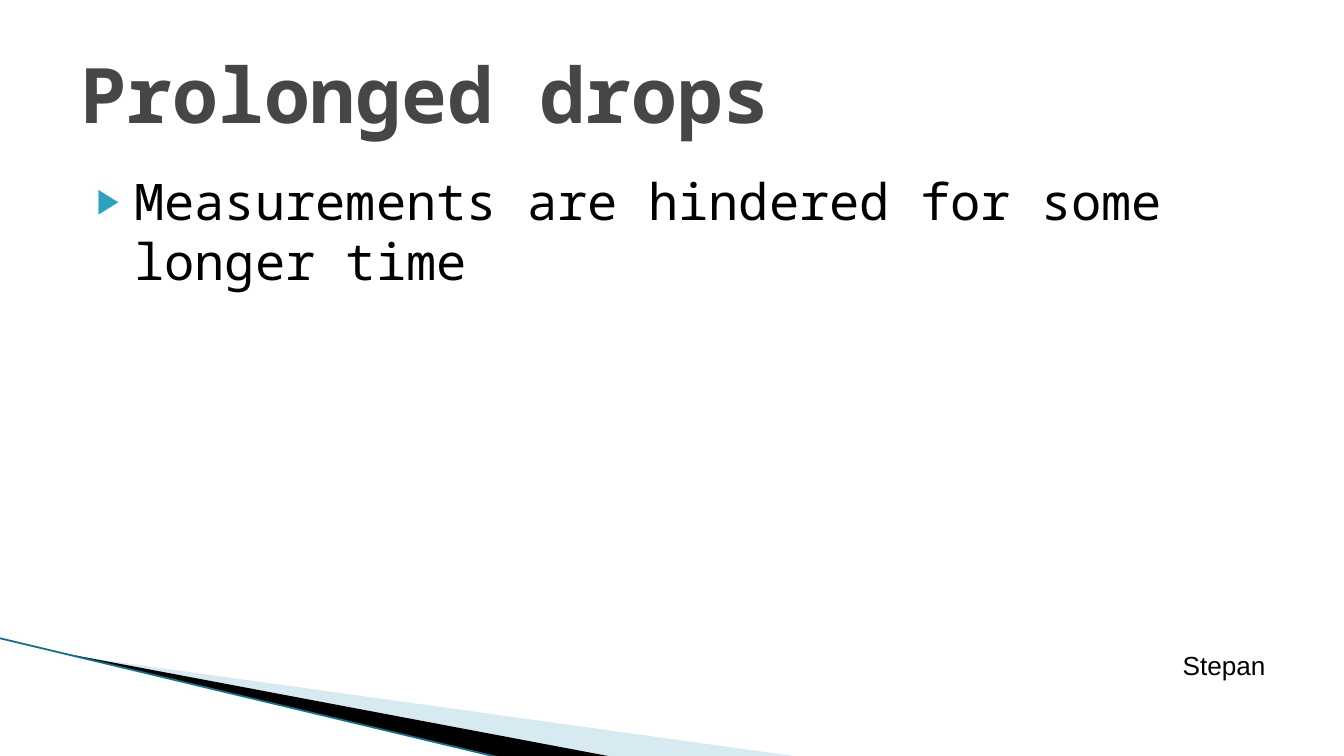
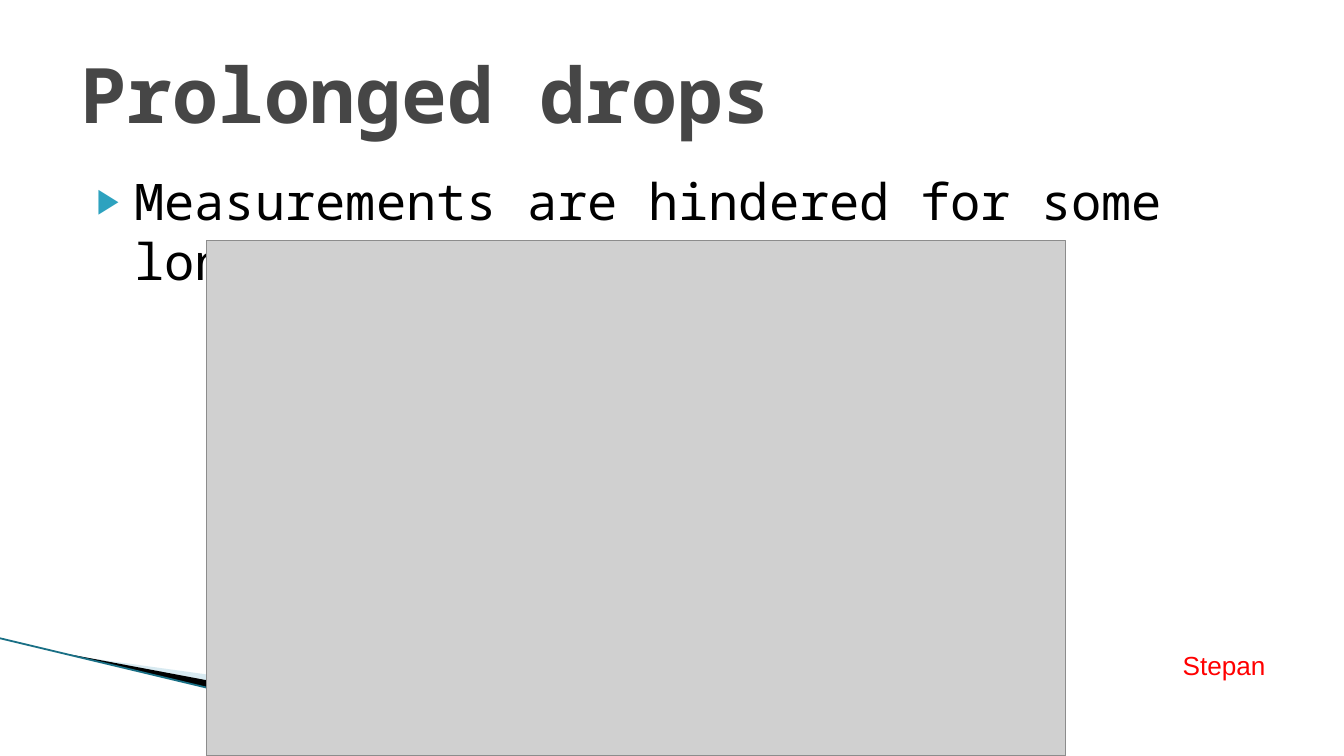
Before and after one commit to macejova/Ecox-seminar-project, a slide deck: slide 8 of prez/Macejovsky_Pardubicky_prez.pptx. Drawn at 1344x756 pixels with LibreOffice and Linux fonts; fonts in the diff are those of the drawing; grey boxes stand for pictures; background and template pictures are left out. Boxes give left, top, right and bottom in pixels: in the first picture for what was removed or moved away, otherwise in the second. Text is boxed around its words. In the diff, an @@ line names an element or a change of style, - is before the commit and + after.

```diff
--- a/prez/Macejovsky_Pardubicky_prez.pptx
+++ b/prez/Macejovsky_Pardubicky_prez.pptx
@@ picture added at [207, 241, 1066, 756] @@
@@ text "Stepan" at [1183, 656, 1266, 681]: text colour #000000 to #FF0000 @@
```
Also in this commit, not shown: 11 other slides changed, 2 slides added, 1 slide removed.
